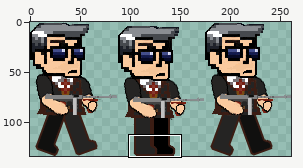
Sprite sheet: Fight for the hood/Recursos/Imagenes/Sprites_Personaje/SpriteThomsomDerecha.png. Above, an overview of the earlier version with the close-up marked.
Close-up. Before the edit:
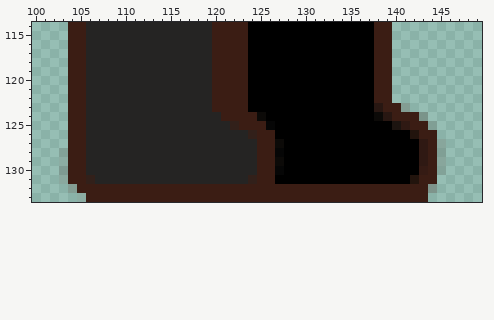
The file is 261x134 pixels. Pixels under 10% opacity are left out. Colours within 5 levels of each other are drawn and written as one. Shown: x 100..149, y 114..133. The commit also changed other parts of the picture, which this record leaves out.
After:
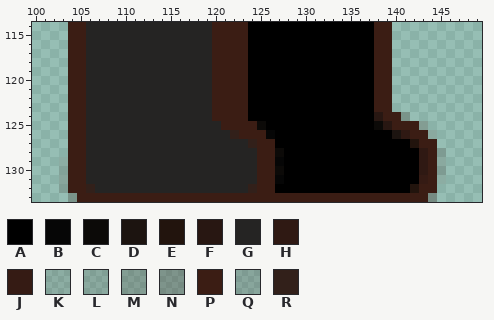
Palette (. is transparent): A #000000  B #060606  C #0c0a08  D #1c1410  E #22140d  F #281712  G #252423  H #2f1913  J #351b14  K #3b1d141b  L #3b1d1421  M #3b1d1434  N #3b1d1442  P #3b1d14  Q #3a1e1727  R #32201a
Difference:
@@ x 100..149 @@
 122 ....PPGGGGGGGGGGGGGGPPPPAAAAAAAAAAAAAAPP..........
-123 ....PPGGGGGGGGGGGGGGPPPPAAAAAAAAAAAAAAFPPM........
-124 ....PPGGGGGGGGGGGGGGGPPPPCAAAAAAAAAAAACFPPPM......
-125 ....PPGGGGGGGGGGGGGGGGRPPPBAAAAAAAAAAAAADHPPL.....
-126 ....PPGGGGGGGGGGGGGGGGGGRPPAAAAAAAAAAAAAAAEPP.....
-127 ....PPGGGGGGGGGGGGGGGGGGGPPCAAAAAAAAAAAAAAAHPQ....
-128 ...KPPGGGGGGGGGGGGGGGGGGGPPBAAAAAAAAAAAAAAAHPL....
-129 ...KPPGGGGGGGGGGGGGGGGGGGPPCAAAAAAAAAAAAAAAHPQ....
-130 ...QPPGGGGGGGGGGGGGGGGGGGPPBAAAAAAAAAAAAAAAJPK....
-131 ...LPPRGGGGGGGGGGGGGGGGGRPPAAAAAAAAAAAAAAAEPP.....
-132 ....MPPPPPPPPPPPPPPPPPPPPPPPPPPPPPPPPPPPPPPPN.....
-133 .....KPPPPPPPPPPPPPPPPPPPPPPPPPPPPPPPPPPPPPP......
+123 ....PPGGGGGGGGGGGGGGPPPPAAAAAAAAAAAAAAPP..........
+124 ....PPGGGGGGGGGGGGGGPPPPAAAAAAAAAAAAAAFPPM........
+125 ....PPGGGGGGGGGGGGGGGPPPPCAAAAAAAAAAAACFPPPM......
+126 ....PPGGGGGGGGGGGGGGGGRPPPBAAAAAAAAAAAAADHPPL.....
+127 ....PPGGGGGGGGGGGGGGGGGGRPPAAAAAAAAAAAAAAAEPP.....
+128 ....PPGGGGGGGGGGGGGGGGGGGPPCAAAAAAAAAAAAAAAHPQ....
+129 ...KPPGGGGGGGGGGGGGGGGGGGPPBAAAAAAAAAAAAAAAHPL....
+130 ...KPPGGGGGGGGGGGGGGGGGGGPPCAAAAAAAAAAAAAAAHPQ....
+131 ...QPPGGGGGGGGGGGGGGGGGGGPPBAAAAAAAAAAAAAAAJPK....
+132 ...LPPRGGGGGGGGGGGGGGGGGRPPAAAAAAAAAAAAAAAEPP.....
+133 ....MPPPPPPPPPPPPPPPPPPPPPPPPPPPPPPPPPPPPPPPN.....
